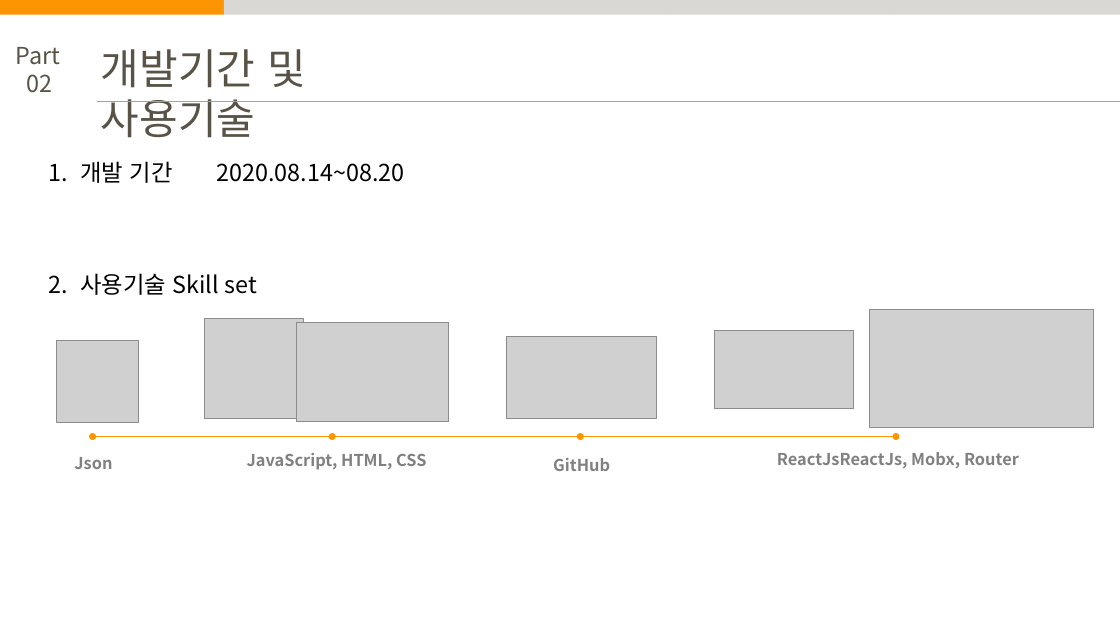
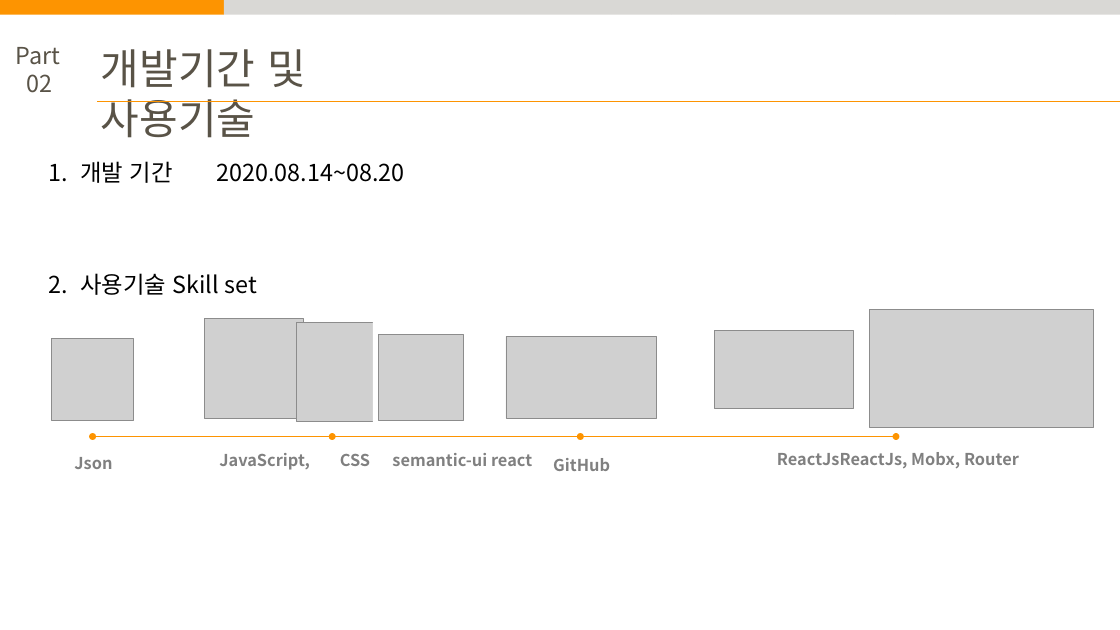
Before and after one commit to shoon2430/ReactProject, a slide deck: slide 6 of doc/MonPang 발표자료.pptx (slide 4 before the commit). Drawn at 1120x630 pixels with LibreOffice and Linux fonts; fonts in the diff are those of the drawing; grey boxes stand for pictures. Boxes give left, top, right and bottom in pixels: in the first picture for what was removed or moved away, otherwise in the second. Text is boxed around its words. In the diff, an @@ line names an element or a change of style, - is before the commit and + after.

```diff
--- a/doc/MonPang 발표자료.pptx
+++ b/doc/MonPang 발표자료.pptx
@@ rectangle added at <box>373,291,460,427</box>, fill #FFFFFF @@
@@ picture: place and size @@
-picture at <box>57,341,139,423</box>
+picture at <box>52,339,134,420</box>
@@ picture added at <box>378,335,464,421</box> @@
@@ text at <box>219,453,532,470</box>: text changed @@
-JavaScript, HTML, CSS
+JavaScript, CSS semantic-ui react
```
Also in this commit, not shown: 3 other slides changed, 2 slides added.
